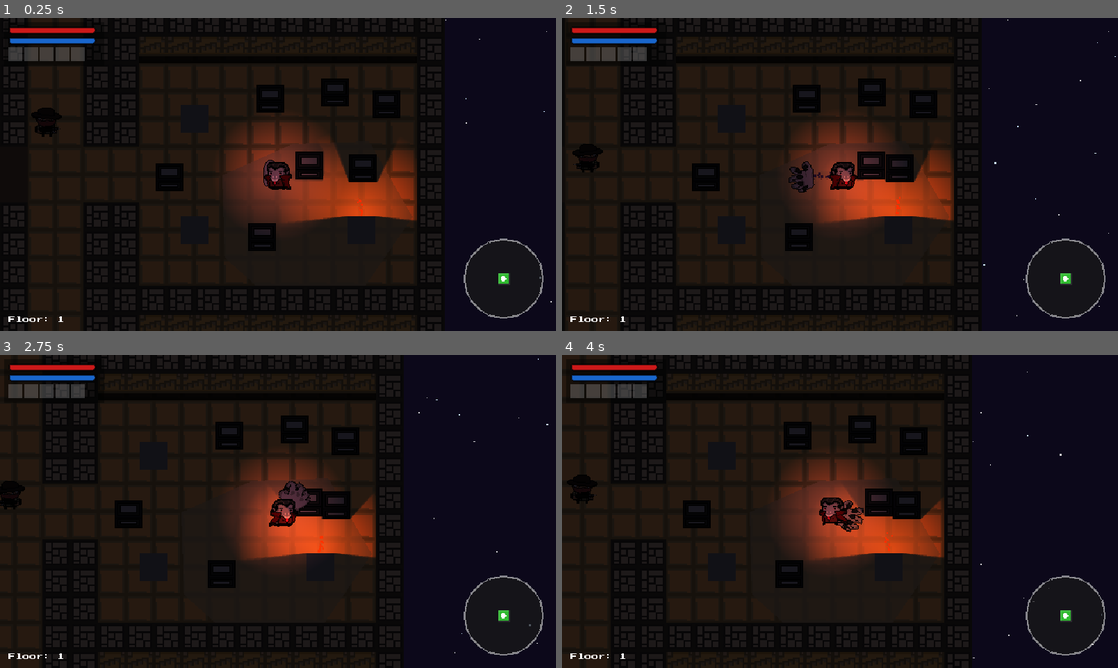
Above: before the commit, frames 1-4 (two rows, left to right).
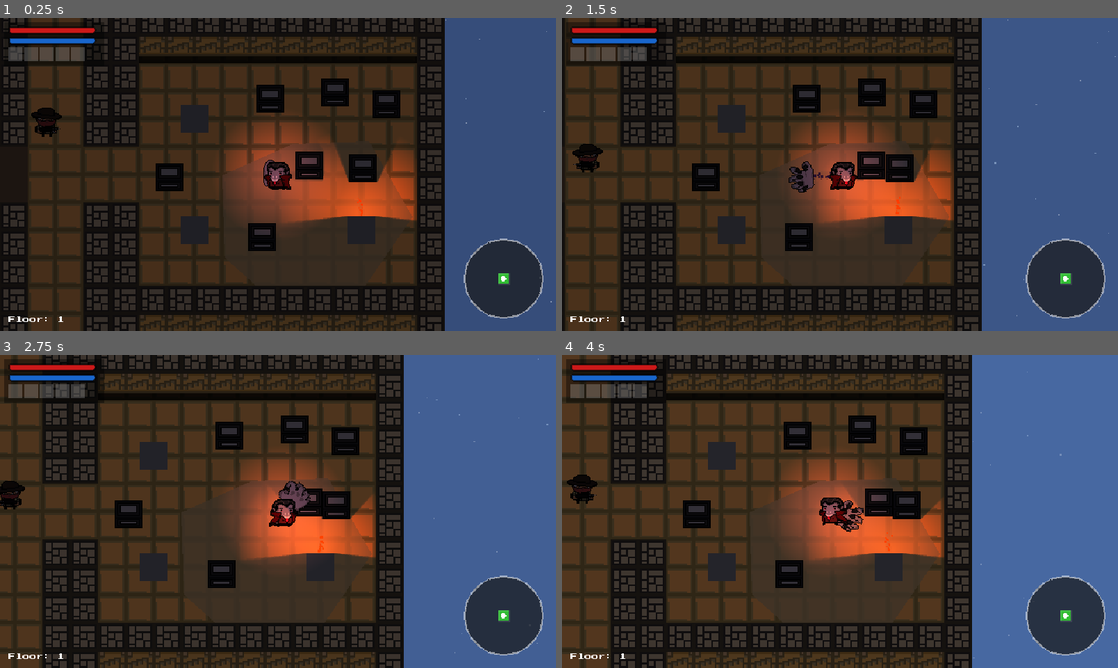
Above: after the commit, the same moments.

Repository: Lohrel/WlademirBizarreAdventures
Game: Godot game, scene res://scenes/level_generator.tscn
Two runs of this game, one before a commit and one after it. Both use one fixed random seed, a clock stepped at 60 frames per second and the inputs below. The engine's default icon, where the game draws it, is replaced by a stand-in: a white triangle on a blue panel in a dark square.
Inputs (mouse positions are in pixels of both pictures, inside the frame that each line leads up to):
- Up to frame 1 (0.25 s): no input
- Up to frame 2 (1.5 s): tap Enter at 0.5 s; move the mouse to (962, 158) at 0.52 s; hold Right (move_right) 0.53-1.25 s; click (962, 158) at 0.6 s; drag from (728, 190) to (600, 174) at 1.27 s
- Up to frame 3 (2.75 s): move the mouse to (333, 442) at 2.02 s; hold Right (move_right) from 2.03 s (still down); hold E (interact) from 2.03 s (still down)
- Up to frame 4 (4 s): release Right (move_right) at 2.75 s; release E (interact) at 2.75 s; drag from (812, 574) to (856, 492) at 2.77 s; move the mouse to (1006, 558) at 3.52 s; hold A (move_left) from 3.53 s (still down); tap Ctrl at 3.6 s

The runs differ from the first frame. In frame 1, 47% of the frame differs, in the area x 5-100%, y 0-100%; in frame 2, 68%; in frame 3, 71%; in frame 4, 77%, in the area x 0-100%, y 0-100%.

Commit message:
Background acompanha ciclo de dia e noite

Diff:
--- a/scenes/background_night.tscn
+++ b/scenes/background_night.tscn
@@ -1,10 +1,12 @@
-[gd_scene format=3 uid="uid://c8l7p8m4n5p2x"]
+[gd_scene load_steps=3 format=3 uid="uid://c8l7p8m4n5p2x"]
 
+[ext_resource type="Script" path="res://scripts/background_cycle.gd" id="1_cycle"]
 [sub_resource type="Curve" id="Curve_stars"]
 _data = [Vector2(0, 0), 0.0, 0.0, 0, 0, Vector2(0.5, 1), 0.0, 0.0, 0, 0, Vector2(1, 0), 0.0, 0.0, 0, 0]
 point_count = 3
 
 [node name="BackgroundNight" type="CanvasLayer"]
+script = ExtResource("1_cycle")
 layer = -100
 
 [node name="Sky" type="ColorRect" parent="."]
--- /dev/null
+++ b/scripts/background_cycle.gd
@@ -0,0 +1,33 @@
+extends CanvasLayer
+
+@onready var sky = $Sky
+@onready var nebula = $NebulaGlow
+@onready var stars = $Stars
+@onready var twinkling_stars = $TwinklingStars
+
+# Cores para o ciclo
+var night_color = Color(0.02, 0.02, 0.05, 1.0)
+var day_color = Color(0.4, 0.6, 0.9, 1.0) # Azul claro
+
+func _process(_delta: float) -> void:
+	var gen = get_tree().root.find_child("LevelGenerator", true, false)
+	if not gen or not "sun_time" in gen: return
+
+	var st = fmod(gen.sun_time, TAU)
+	var s_val = sin(st) # > 0 é dia, < 0 é noite
+
+	# Mapeia s_val (-1 a 1) para um fator de dia (0 a 1)
+	var day_factor = (s_val + 1.0) / 2.0
+
+	# Interpola a cor do céu
+	sky.color = night_color.lerp(day_color, day_factor)
+
+	# Esconde estrelas e nebulosa durante o dia
+	var night_factor = 1.0 - day_factor
+	nebula.modulate.a = 0.15 * night_factor
+	stars.modulate.a = night_factor
+	twinkling_stars.modulate.a = night_factor
+
+	# Otimização: desativa partículas se estiverem totalmente invisíveis
+	stars.emitting = night_factor > 0.1
+	twinkling_stars.emitting = night_factor > 0.1
--- a/scripts/level_generator.gd
+++ b/scripts/level_generator.gd
@@ -18,7 +18,7 @@
 # --- Configuração ---
 @export_group("Level Config")
 @export var max_rooms: int = 15
-@export var day_speed: float = 0.05
+@export var day_speed: float = 0.1
 const ROOM_SIZE = Vector2(400, 400)
 
 # --- Variáveis de Tempo de Execução ---
@@ -42,6 +42,19 @@
 func _process(delta: float) -> void:
 	# Atualiza o ciclo solar do mundo
 	sun_time += delta * day_speed
+
+	# Atualiza a iluminação global (CanvasModulate)
+	var st = fmod(sun_time, TAU)
+	var s_val = sin(st)
+
+	# Transição suave entre noite (0.15) e dia (mais abafado)
+	# s_val vai de -1 (noite) a 1 (dia)
+	var light_factor = (s_val + 1.0) / 2.0
+	var base_night = Color(0.15, 0.15, 0.2)
+	var base_day = Color(0.4, 0.4, 0.45) # Dia mais escuro para manter clima de masmorra
+
+	if has_node("Darkness"):
+		$Darkness.color = base_night.lerp(base_day, light_factor)
 
 # --- Geração de Nível ---
 
--- a/scripts/room.gd
+++ b/scripts/room.gd
@@ -371,8 +371,7 @@
 
 ## Atualiza os ciclos de sol/lua baseados no temporizador do LevelGenerator.
 func _update_environmental_cycle() -> void:
-	# O pai da sala é o MapContainer, e o pai do MapContainer é o LevelGenerator
-	var gen = get_parent().get_parent() if get_parent() else null
+	var gen = get_tree().root.find_child("LevelGenerator", true, false)
 	if not gen or not "sun_time" in gen: return
 
 	# Se a sala não tem teto aberto, as luzes de sol/lua devem estar desligadas
